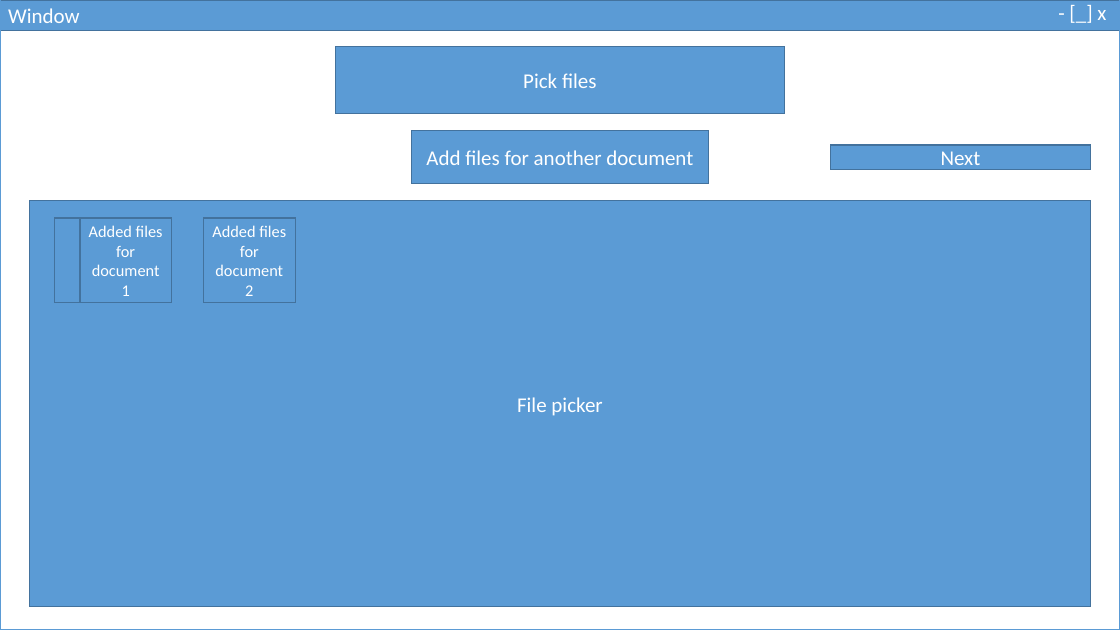
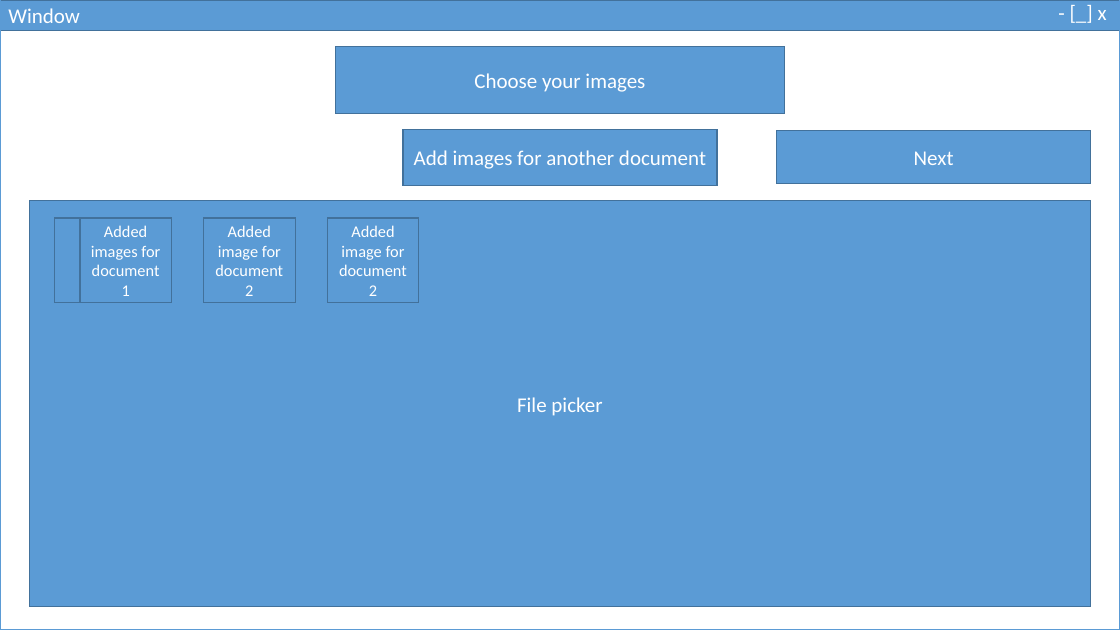
Before and after one commit to RokeshArumugam/ALevelProject, a slide deck: slide 2 of Design/Design.pptx. Drawn at 1120x630 pixels with LibreOffice and Linux fonts; fonts in the diff are those of the drawing. Boxes give left, top, right and bottom in pixels: in the first picture for what was removed or moved away, otherwise in the second. Text is boxed around its words. In the diff, an @@ line names an element or a change of style, - is before the commit and + after.

```diff
--- a/Design/Design.pptx
+++ b/Design/Design.pptx
@@ outline #43739E 1 pt to #42719B 1 pt in 3 elements at [0, 0, 1120, 30], [55, 218, 146, 303], [335, 46, 785, 114] @@
@@ text added at [474, 73, 645, 92], 18 pt, text #FFFFFF @@
+Choose your images
@@ text in rectangle at [523, 73, 597, 88]: text removed @@
-Pick files
@@ rectangle added at [403, 129, 718, 186], fill #5B9BD5, outline #42719B 1 pt @@
@@ text "Add images for another document": place and size @@
-text "Add images for another document" at [412, 131, 708, 184]
+text "Add images for another document" at [414, 150, 706, 169]
@@ rectangle added at [777, 131, 1091, 184], fill #5B9BD5, outline #42719B 1 pt @@
@@ text "Next": place and size @@
-text "Next" at [831, 145, 1091, 170]
+text "Next" at [914, 151, 954, 165]
@@ text at [414, 150, 706, 169]: text changed @@
-Add files for another document
+Add images for another document
@@ rectangle added at [29, 201, 1090, 607], fill #5B9BD5, outline #42719B 1 pt @@
@@ rectangle added at [80, 218, 171, 303], fill #5B9BD5, outline #42719B 1 pt @@
@@ text "Added images for document 1": place and size @@
-text "Added images for document 1" at [80, 218, 171, 303]
+text "Added images for document 1" at [91, 225, 160, 296]
@@ text at [91, 225, 160, 296]: text changed @@
-Added files for document 1
+Added images for document 1
@@ rectangle added at [203, 218, 295, 303], fill #5B9BD5, outline #42719B 1 pt @@
@@ fill #5B9BD5 to none; outline #43739E 1 pt to none in 5 elements at [914, 151, 954, 165], [517, 397, 602, 416], [414, 150, 706, 169], [91, 225, 160, 296], [215, 225, 283, 296] @@
@@ text "Added image for document 2": place and size @@
-text "Added image for document 2" at [203, 218, 295, 303]
+text "Added image for document 2" at [215, 225, 283, 296]
@@ text at [215, 225, 283, 296]: text changed @@
-Added files for document 2
+Added image for document 2
@@ rectangle added at [328, 218, 419, 303], fill #5B9BD5, outline #42719B 1 pt @@
@@ text added at [339, 225, 407, 296], 14 pt, text #FFFFFF @@
+Added image for document 2
@@ text "File picker": place and size @@
-text "File picker" at [29, 201, 1090, 607]
+text "File picker" at [517, 397, 602, 416]
```
Also in this commit, not shown: 4 other slides changed, 2 slides added, 3 slides removed, 7 other files.
